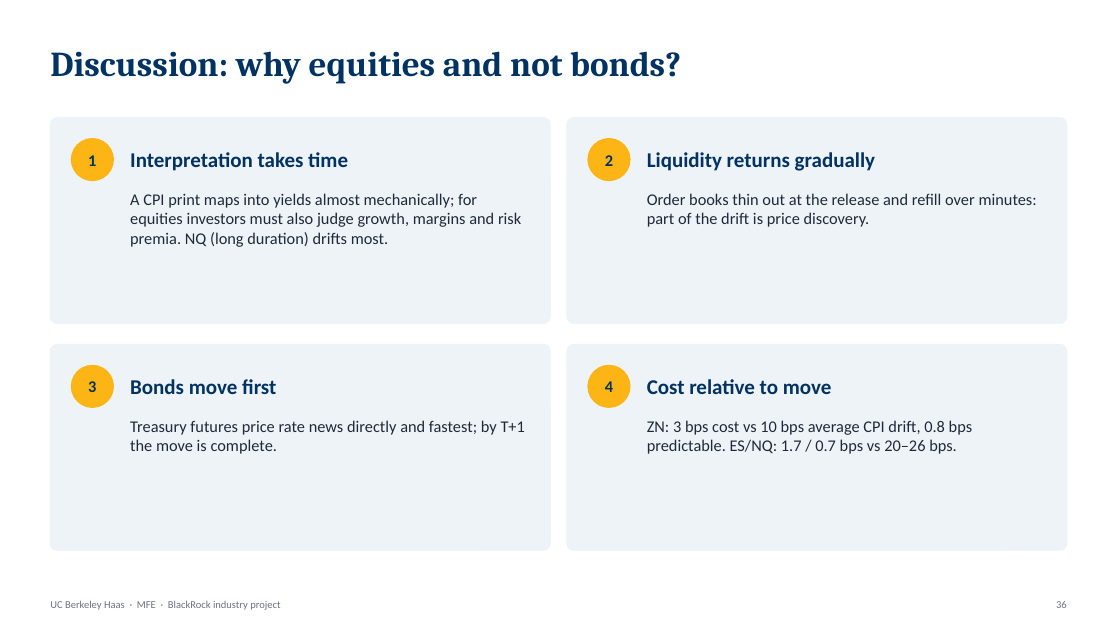
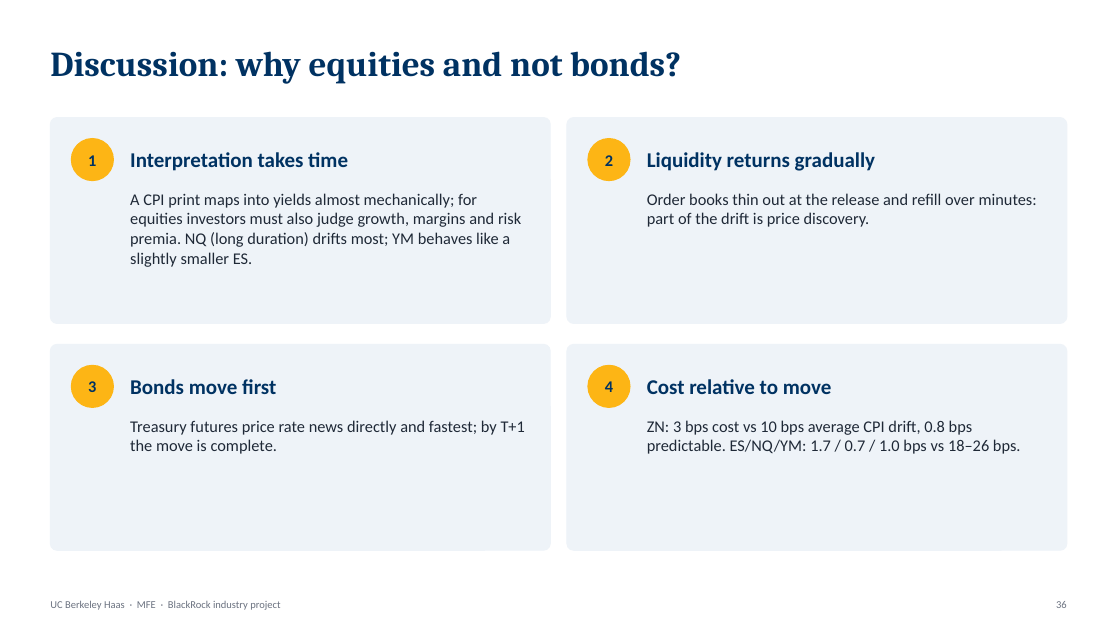
Before and after one commit to rezazamani2329/BlackRock-Project-State-Dependent-Intraday-Response-of-S-P-500-Futures-to-Macroeconomic-Surprises, a slide deck: slide 36 of Reza_BlackRock_presentation.pptx. Drawn at 1120x630 pixels with LibreOffice and Linux fonts; fonts in the diff are those of the drawing. Boxes give left, top, right and bottom in pixels: in the first picture for what was removed or moved away, otherwise in the second. Text is boxed around its words. In the diff, an @@ line names an element or a change of style, - is before the commit and + after.

```diff
--- a/Reza_BlackRock_presentation.pptx
+++ b/Reza_BlackRock_presentation.pptx
@@ text at [130,193,521,267]: text changed @@
-A CPI print maps into yields almost mechanically; for equities investors must also judge growth, margins and risk premia. NQ (long duration) drifts most.
+A CPI print maps into yields almost mechanically; for equities investors must also judge growth, margins and risk premia. NQ (long duration) drifts most; YM behaves like a slightly smaller ES.
@@ text at [647,420,1021,454]: text changed @@
-ZN: 3 bps cost vs 10 bps average CPI drift, 0.8 bps predictable. ES/NQ: 1.7 / 0.7 bps vs 20–26 bps.
+ZN: 3 bps cost vs 10 bps average CPI drift, 0.8 bps predictable. ES/NQ/YM: 1.7 / 0.7 / 1.0 bps vs 18–26 bps.
```
Also in this commit, not shown: 31 other slides changed, 4 other files.
